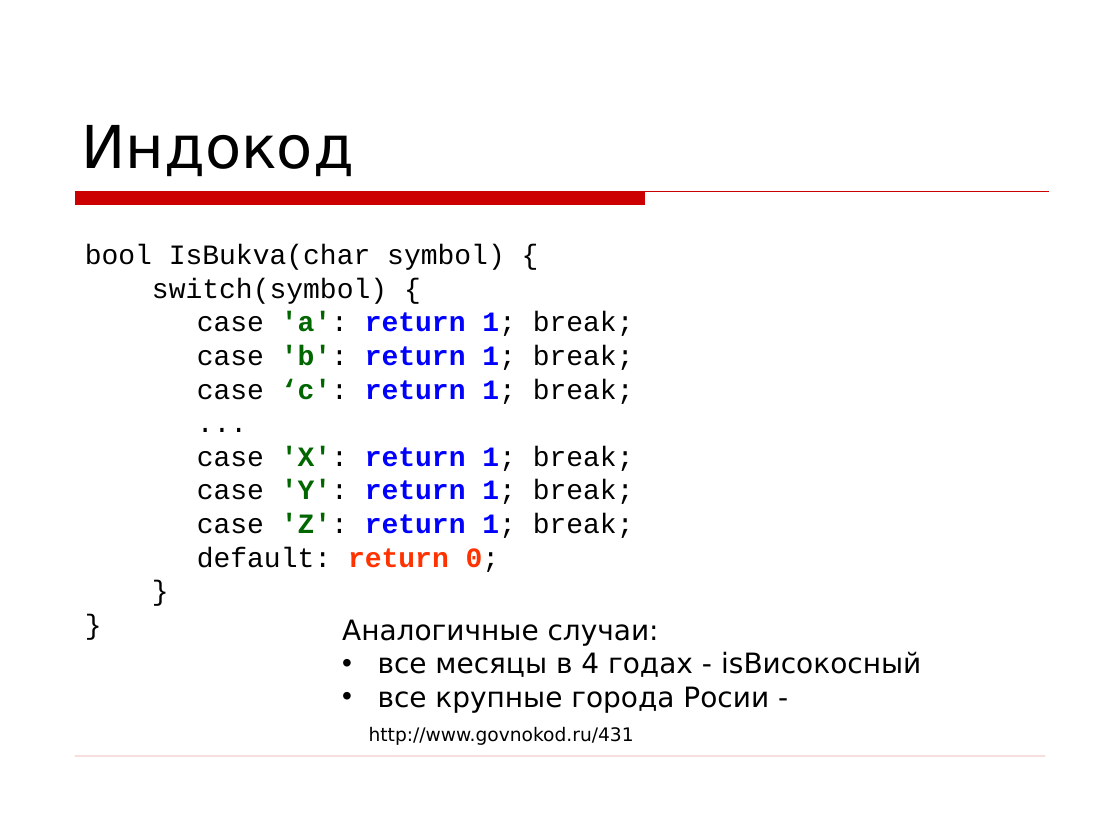
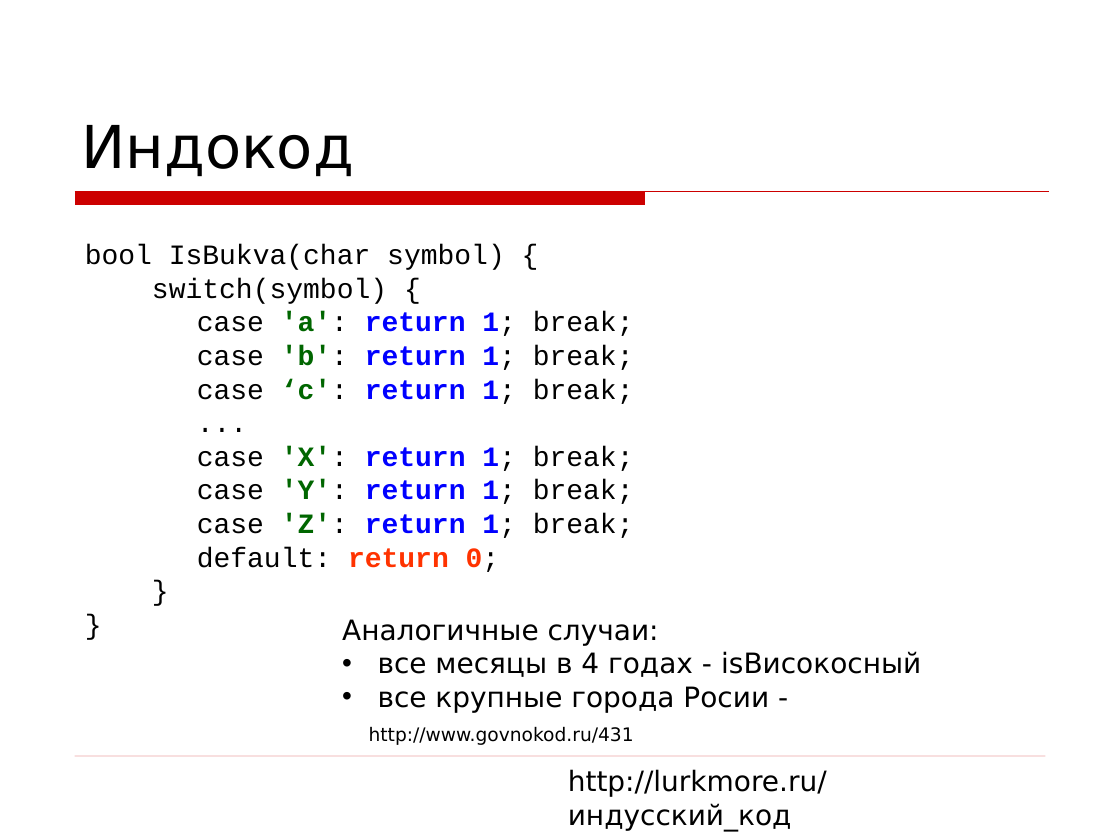
Before and after one commit to asolntsev/presentations, a slide deck: slide 12 of wtf-code/WTF_code.devclub.ru.ppt. Drawn at 1120x840 pixels with LibreOffice and Linux fonts; fonts in the diff are those of the drawing; background and template pictures are left out. Boxes give left, top, right and bottom in pixels: in the first picture for what was removed or moved away, otherwise in the second. Text is boxed around its words. In the diff, an @@ line names an element or a change of style, - is before the commit and + after.

```diff
--- a/wtf-code/WTF_code.devclub.ru.ppt
+++ b/wtf-code/WTF_code.devclub.ru.ppt
@@ text added at [568, 769, 827, 831], 18 pt, text #000000 @@
+http://lurkmore.ru/индусский_код
```
Also in this commit, not shown: 10 other slides changed, 2 slides added.
